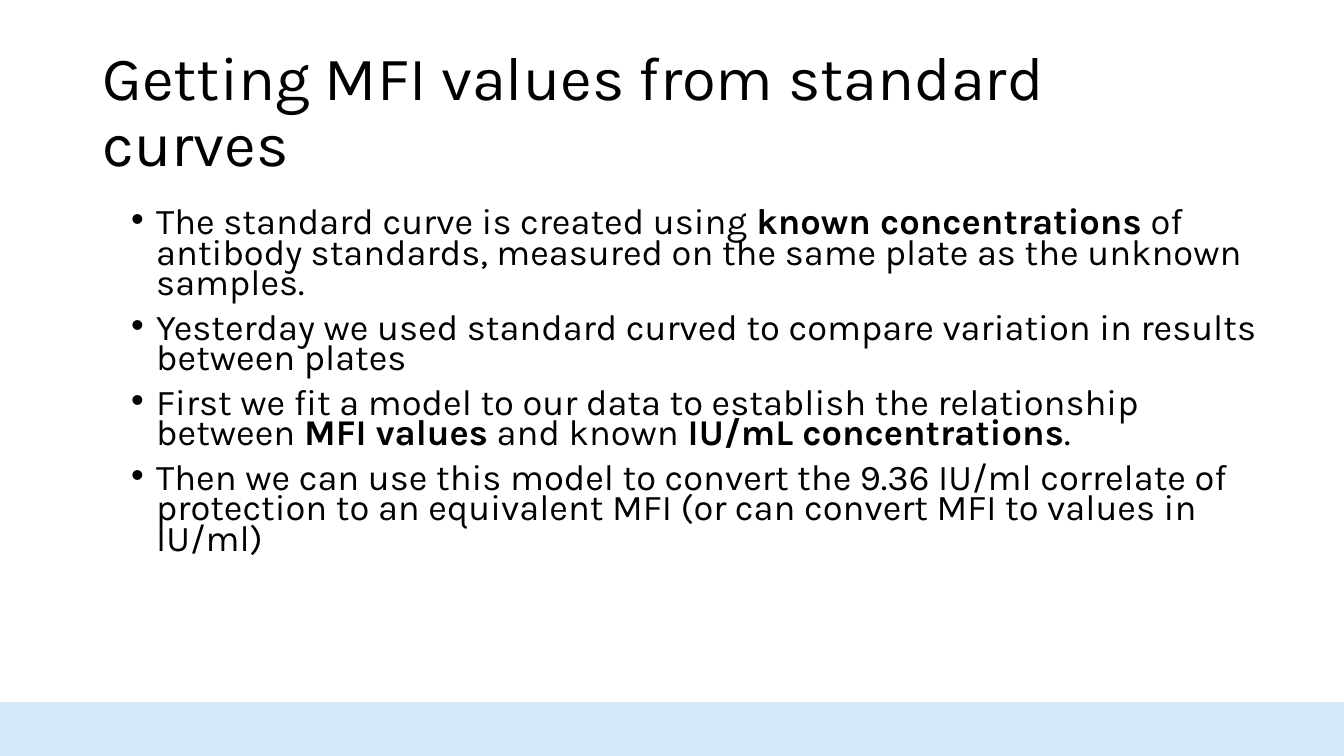
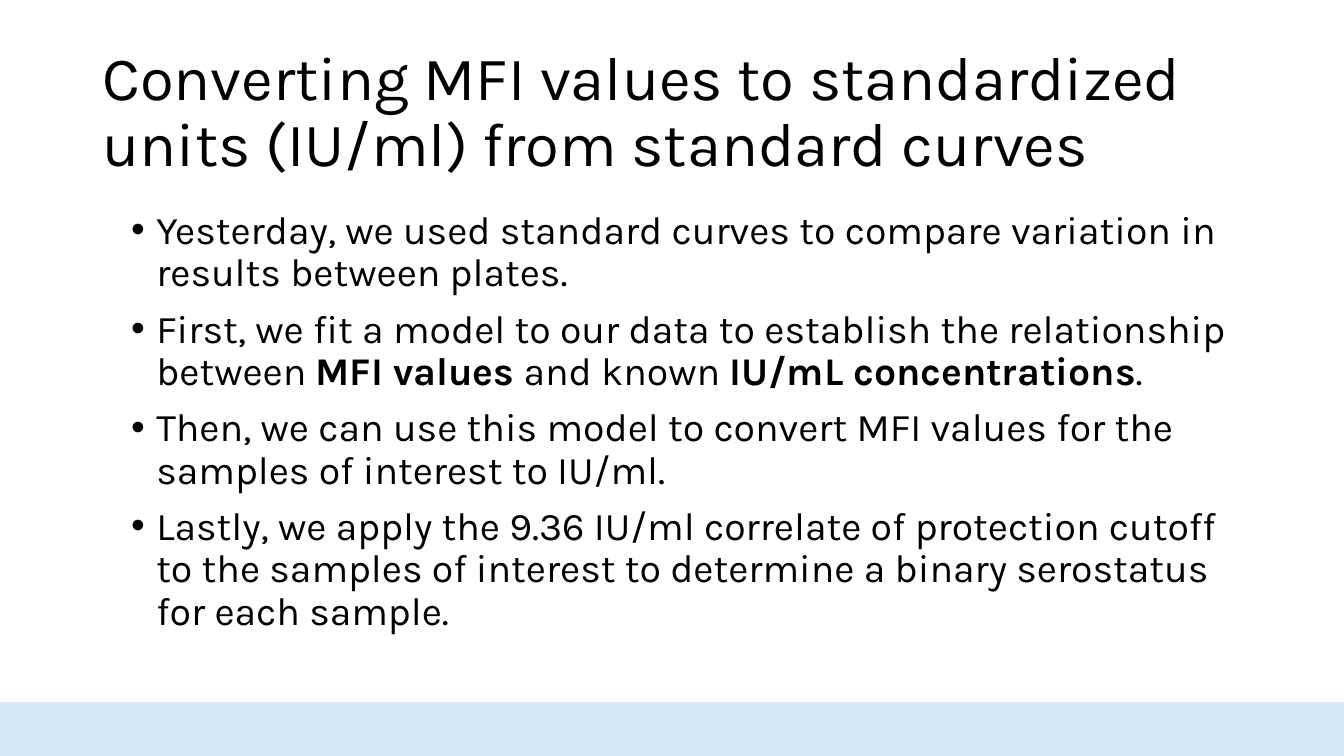
Before and after one commit to HopkinsIDD/seroanalytics_workshop, a slide deck: slide 12 of Lecture 3/Lecture 3 draft v2.pptx (slide 11 before the commit). Drawn at 1344x756 pixels with LibreOffice and Linux fonts; fonts in the diff are those of the drawing; background and template pictures are left out. Boxes give left, top, right and bottom in pixels: in the first picture for what was removed or moved away, otherwise in the second. Text is boxed around its words. In the diff, an @@ line names an element or a change of style, - is before the commit and + after.

```diff
--- a/Lecture 3/Lecture 3 draft v2.pptx
+++ b/Lecture 3/Lecture 3 draft v2.pptx
@@ title at <box>102,57,1180,173</box>: text changed @@
-Getting MFI values from standard curves
+Converting MFI values to standardized units (IU/ml) from standard curves
@@ text at <box>156,217,1225,635</box>: text changed; size 25.9 to 28 pt @@
-• The standard curve is created using known concentrations of antibody standards, measured on the same plate as the unknown samples.
-• Yesterday we used standard curved to compare variation in results between plates
-• First we fit a model to our data to establish the relationship between MFI values and known IU/mL concentrations.
-• Then we can use this model to convert the 9.36 IU/ml correlate of protection to an equivalent MFI (or can convert MFI to values in IU/ml)
+• Yesterday, we used standard curves to compare variation in results between plates.
+• First, we fit a model to our data to establish the relationship between MFI values and known IU/mL concentrations.
+• Then, we can use this model to convert MFI values for the samples of interest to IU/ml.
+• Lastly, we apply the 9.36 IU/ml correlate of protection cutoff to the samples of interest to determine a binary serostatus for each sample.
```
Also in this commit, not shown: 22 other slides changed, 1 slide added, 1 other file.
